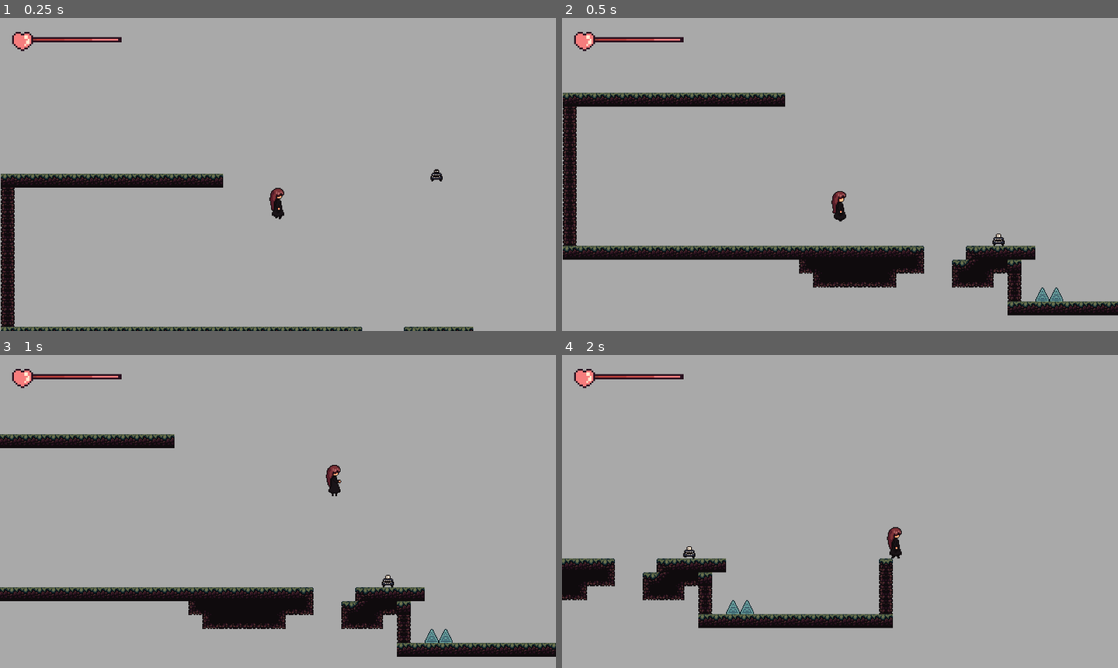
Above: before the commit, frames 1-4 (two rows, left to right).
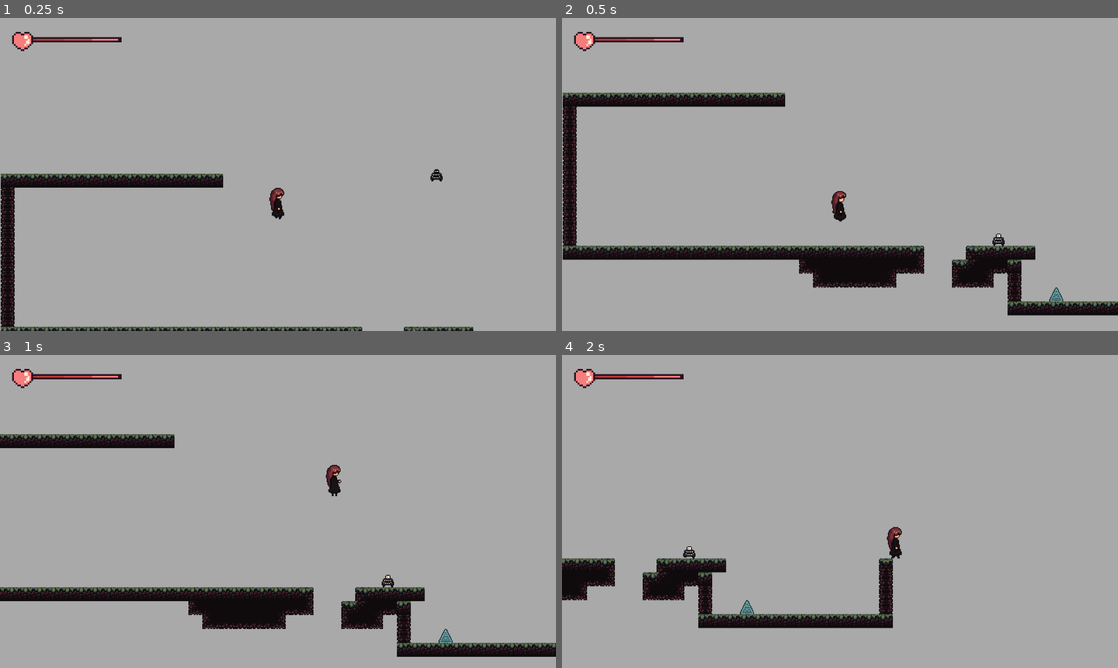
Above: after the commit, the same moments.

Repository: jan-domalaon/a-forests-fairytale
Game: Godot game, scene res://levels/intro/LevelIntro.tscn
Two runs of this game, one before a commit and one after it. Both use one fixed random seed, a clock stepped at 60 frames per second and the inputs below. The project has no main scene, so this scene is started directly.
Inputs:
- Up to frame 1 (0.25 s): no input
- Up to frame 2 (0.5 s): no input
- Up to frame 3 (1 s): hold D (move_right) from 0.53 s (still down); tap R (spell_cast) at 0.6 s; tap Space (jump) at 0.77 s
- Up to frame 4 (2 s): keep holding D (move_right); tap R (spell_cast) at 1.35 s; tap Space (jump) at 1.52 s

Frame 1 is identical in both runs. In frame 2, less than 0.1% of the frame differs, in the area x 85-88%, y 86-91%; in frame 3, less than 0.1%; in frame 4, less than 0.1%.

Commit message:
Added flickering when Characters get damaged

Diff:
--- a/character/Character.gd
+++ b/character/Character.gd
@@ -12,6 +12,8 @@
 
 var velocity = Vector2.ZERO
 var is_dead = false
+
+var invincible = false
 
 signal update_health(health, max_health)
 
@@ -42,22 +44,30 @@
 
 
 func get_damaged(hp_damage):
-	if health - hp_damage <= 0:
-		toggle_dead_stats()
+	# Only get damaged if not invincible
+	if not invincible:
+		if health - hp_damage <= 0:
+			toggle_dead_state()
 
-		# TODO: Add a death condition for player and mob
-		if is_in_group("Player"):
-			pass
-		elif is_in_group("Mob"):
-			pass
-		print(get_name() + " has died!")
-	else:
-		health -= hp_damage
-		emit_signal("update_health", health)
-		# TODO: Flicker effect
+			# TODO: Add a death condition for player and mob
+			if is_in_group("Player"):
+				pass
+			elif is_in_group("Mob"):
+				pass
+			print(get_name() + " has died!")
+		else:
+			health -= hp_damage
+			emit_signal("update_health", health, max_health)
+
+			# Play flicker
+			$AnimationPlayer.play("flicker")
 
 
-func toggle_dead_stats():
+func toggle_dead_state():
 	is_dead = true
 	health = 0
 	emit_signal("update_health", health, max_health)
+
+
+func toggle_invincibility():
+	invincible = not invincible
--- a/character/Character.tscn
+++ b/character/Character.tscn
@@ -8,6 +8,39 @@
 [sub_resource type="AnimationNodeStateMachine" id=2]
 
 [sub_resource type="AnimationNodeStateMachinePlayback" id=3]
+
+[sub_resource type="Animation" id=4]
+resource_name = "flicker"
+length = 0.6
+tracks/0/type = "value"
+tracks/0/path = NodePath("AnimatedSprite:modulate")
+tracks/0/interp = 1
+tracks/0/loop_wrap = true
+tracks/0/imported = false
+tracks/0/enabled = true
+tracks/0/keys = {
+"times": PoolRealArray( 0, 0.1, 0.2, 0.3, 0.4, 0.5, 0.6 ),
+"transitions": PoolRealArray( 1, 1, 1, 1, 1, 1, 1 ),
+"update": 1,
+"values": [ Color( 1, 1, 1, 1 ), Color( 1, 1, 1, 0 ), Color( 1, 1, 1, 1 ), Color( 1, 1, 1, 0 ), Color( 1, 1, 1, 1 ), Color( 1, 1, 1, 0 ), Color( 1, 1, 1, 1 ) ]
+}
+tracks/1/type = "method"
+tracks/1/path = NodePath(".")
+tracks/1/interp = 1
+tracks/1/loop_wrap = true
+tracks/1/imported = false
+tracks/1/enabled = true
+tracks/1/keys = {
+"times": PoolRealArray( 0, 0.6 ),
+"transitions": PoolRealArray( 1, 1 ),
+"values": [ {
+"args": [  ],
+"method": "toggle_invincibility"
+}, {
+"args": [  ],
+"method": "toggle_invincibility"
+} ]
+}
 
 [node name="Character" type="KinematicBody2D" groups=[
 "Character",
@@ -27,3 +60,4 @@
 parameters/playback = SubResource( 3 )
 
 [node name="AnimationPlayer" type="AnimationPlayer" parent="."]
+anims/flicker = SubResource( 4 )
--- a/levels/intro/LevelIntro.tscn
+++ b/levels/intro/LevelIntro.tscn
@@ -16,6 +16,8 @@
 [node name="Player" parent="." instance=ExtResource( 2 )]
 position = Vector2( 47.0256, -175.193 )
 jump_speed = -600
+max_health = 5
+health = 5
 
 [node name="Mobs" type="Node" parent="."]
 
@@ -24,8 +26,5 @@
 
 [node name="Traps" type="Node" parent="."]
 
-[node name="Spike" parent="Traps" instance=ExtResource( 4 )]
-position = Vector2( 280, 56 )
-
 [node name="Spike2" parent="Traps" instance=ExtResource( 4 )]
 position = Vector2( 296, 56 )
--- a/player/Player.tscn
+++ b/player/Player.tscn
@@ -95,7 +95,7 @@
 [node name="AnimatedSprite" parent="." index="0"]
 frames = ExtResource( 2 )
 animation = "Idle"
-frame = 6
+frame = 10
 
 [node name="CollisionShape2D" parent="." index="1" groups=[
 "Player",
--- a/player/player_sprite_frames.tres
+++ b/player/player_sprite_frames.tres
@@ -6,172 +6,172 @@
 [ext_resource path="res://player/player_cast.png" type="Texture" id=5]
 
 [sub_resource type="AtlasTexture" id=1]
+atlas = ExtResource( 1 )
+region = Rect2( 0, 0, 20, 36 )
+
+[sub_resource type="AtlasTexture" id=2]
+atlas = ExtResource( 1 )
+region = Rect2( 20, 0, 20, 36 )
+
+[sub_resource type="AtlasTexture" id=3]
+atlas = ExtResource( 1 )
+region = Rect2( 40, 0, 20, 36 )
+
+[sub_resource type="AtlasTexture" id=4]
+atlas = ExtResource( 1 )
+region = Rect2( 60, 0, 20, 36 )
+
+[sub_resource type="AtlasTexture" id=5]
+atlas = ExtResource( 1 )
+region = Rect2( 80, 0, 20, 36 )
+
+[sub_resource type="AtlasTexture" id=6]
+atlas = ExtResource( 1 )
+region = Rect2( 100, 0, 20, 36 )
+
+[sub_resource type="AtlasTexture" id=7]
+atlas = ExtResource( 1 )
+region = Rect2( 120, 0, 20, 36 )
+
+[sub_resource type="AtlasTexture" id=8]
+atlas = ExtResource( 1 )
+region = Rect2( 140, 0, 20, 36 )
+
+[sub_resource type="AtlasTexture" id=9]
+atlas = ExtResource( 1 )
+region = Rect2( 160, 0, 20, 36 )
+
+[sub_resource type="AtlasTexture" id=10]
+atlas = ExtResource( 1 )
+region = Rect2( 180, 0, 20, 36 )
+
+[sub_resource type="AtlasTexture" id=11]
+atlas = ExtResource( 1 )
+region = Rect2( 200, 0, 20, 36 )
+
+[sub_resource type="AtlasTexture" id=12]
+atlas = ExtResource( 1 )
+region = Rect2( 220, 0, 20, 36 )
+
+[sub_resource type="AtlasTexture" id=13]
+atlas = ExtResource( 3 )
+region = Rect2( 0, 0, 20, 36 )
+
+[sub_resource type="AtlasTexture" id=14]
+atlas = ExtResource( 3 )
+region = Rect2( 20, 0, 20, 36 )
+
+[sub_resource type="AtlasTexture" id=15]
+atlas = ExtResource( 2 )
+region = Rect2( 0, 0, 20, 36 )
+
+[sub_resource type="AtlasTexture" id=16]
+atlas = ExtResource( 2 )
+region = Rect2( 20, 0, 20, 36 )
+
+[sub_resource type="AtlasTexture" id=17]
+atlas = ExtResource( 2 )
+region = Rect2( 40, 0, 20, 36 )
+
+[sub_resource type="AtlasTexture" id=18]
+atlas = ExtResource( 2 )
+region = Rect2( 60, 0, 20, 36 )
+
+[sub_resource type="AtlasTexture" id=19]
+atlas = ExtResource( 2 )
+region = Rect2( 80, 0, 20, 36 )
+
+[sub_resource type="AtlasTexture" id=20]
+atlas = ExtResource( 2 )
+region = Rect2( 100, 0, 20, 36 )
+
+[sub_resource type="AtlasTexture" id=21]
+atlas = ExtResource( 2 )
+region = Rect2( 120, 0, 20, 36 )
+
+[sub_resource type="AtlasTexture" id=22]
 atlas = ExtResource( 5 )
 region = Rect2( 0, 0, 22, 37 )
 
-[sub_resource type="AtlasTexture" id=2]
+[sub_resource type="AtlasTexture" id=23]
 atlas = ExtResource( 5 )
 region = Rect2( 22, 0, 22, 37 )
 
-[sub_resource type="AtlasTexture" id=3]
+[sub_resource type="AtlasTexture" id=24]
 atlas = ExtResource( 5 )
 region = Rect2( 44, 0, 22, 37 )
 
-[sub_resource type="AtlasTexture" id=4]
+[sub_resource type="AtlasTexture" id=25]
 atlas = ExtResource( 5 )
 region = Rect2( 66, 0, 22, 37 )
 
-[sub_resource type="AtlasTexture" id=5]
+[sub_resource type="AtlasTexture" id=26]
 atlas = ExtResource( 5 )
 region = Rect2( 88, 0, 22, 37 )
 
-[sub_resource type="AtlasTexture" id=6]
+[sub_resource type="AtlasTexture" id=27]
 atlas = ExtResource( 5 )
 region = Rect2( 110, 0, 22, 37 )
 
-[sub_resource type="AtlasTexture" id=7]
+[sub_resource type="AtlasTexture" id=28]
 atlas = ExtResource( 5 )
 region = Rect2( 132, 0, 22, 37 )
 
-[sub_resource type="AtlasTexture" id=8]
+[sub_resource type="AtlasTexture" id=29]
 atlas = ExtResource( 5 )
 region = Rect2( 154, 0, 22, 37 )
 
-[sub_resource type="AtlasTexture" id=9]
+[sub_resource type="AtlasTexture" id=30]
 atlas = ExtResource( 5 )
 region = Rect2( 176, 0, 22, 37 )
 
-[sub_resource type="AtlasTexture" id=10]
+[sub_resource type="AtlasTexture" id=31]
 atlas = ExtResource( 5 )
 region = Rect2( 198, 0, 22, 37 )
 
-[sub_resource type="AtlasTexture" id=11]
+[sub_resource type="AtlasTexture" id=32]
 atlas = ExtResource( 5 )
 region = Rect2( 220, 0, 22, 37 )
 
-[sub_resource type="AtlasTexture" id=12]
+[sub_resource type="AtlasTexture" id=33]
 atlas = ExtResource( 5 )
 region = Rect2( 242, 0, 22, 37 )
 
-[sub_resource type="AtlasTexture" id=13]
+[sub_resource type="AtlasTexture" id=34]
 atlas = ExtResource( 5 )
 region = Rect2( 264, 0, 22, 37 )
 
-[sub_resource type="AtlasTexture" id=14]
+[sub_resource type="AtlasTexture" id=35]
 atlas = ExtResource( 5 )
 region = Rect2( 286, 0, 22, 37 )
 
-[sub_resource type="AtlasTexture" id=15]
+[sub_resource type="AtlasTexture" id=36]
 atlas = ExtResource( 5 )
 region = Rect2( 308, 0, 22, 37 )
 
-[sub_resource type="AtlasTexture" id=16]
+[sub_resource type="AtlasTexture" id=37]
 atlas = ExtResource( 5 )
 region = Rect2( 330, 0, 22, 37 )
 
-[sub_resource type="AtlasTexture" id=17]
-atlas = ExtResource( 1 )
-region = Rect2( 0, 0, 20, 36 )
-
-[sub_resource type="AtlasTexture" id=18]
-atlas = ExtResource( 1 )
-region = Rect2( 20, 0, 20, 36 )
-
-[sub_resource type="AtlasTexture" id=19]
-atlas = ExtResource( 1 )
-region = Rect2( 40, 0, 20, 36 )
-
-[sub_resource type="AtlasTexture" id=20]
-atlas = ExtResource( 1 )
-region = Rect2( 60, 0, 20, 36 )
-
-[sub_resource type="AtlasTexture" id=21]
-atlas = ExtResource( 1 )
-region = Rect2( 80, 0, 20, 36 )
-
-[sub_resource type="AtlasTexture" id=22]
-atlas = ExtResource( 1 )
-region = Rect2( 100, 0, 20, 36 )
-
-[sub_resource type="AtlasTexture" id=23]
-atlas = ExtResource( 1 )
-region = Rect2( 120, 0, 20, 36 )
-
-[sub_resource type="AtlasTexture" id=24]
-atlas = ExtResource( 1 )
-region = Rect2( 140, 0, 20, 36 )
-
-[sub_resource type="AtlasTexture" id=25]
-atlas = ExtResource( 1 )
-region = Rect2( 160, 0, 20, 36 )
-
-[sub_resource type="AtlasTexture" id=26]
-atlas = ExtResource( 1 )
-region = Rect2( 180, 0, 20, 36 )
-
-[sub_resource type="AtlasTexture" id=27]
-atlas = ExtResource( 1 )
-region = Rect2( 200, 0, 20, 36 )
-
-[sub_resource type="AtlasTexture" id=28]
-atlas = ExtResource( 1 )
-region = Rect2( 220, 0, 20, 36 )
-
-[sub_resource type="AtlasTexture" id=29]
-atlas = ExtResource( 3 )
-region = Rect2( 0, 0, 20, 36 )
-
-[sub_resource type="AtlasTexture" id=30]
-atlas = ExtResource( 3 )
-region = Rect2( 20, 0, 20, 36 )
-
-[sub_resource type="AtlasTexture" id=31]
-atlas = ExtResource( 2 )
-region = Rect2( 0, 0, 20, 36 )
-
-[sub_resource type="AtlasTexture" id=32]
-atlas = ExtResource( 2 )
-region = Rect2( 20, 0, 20, 36 )
-
-[sub_resource type="AtlasTexture" id=33]
-atlas = ExtResource( 2 )
-region = Rect2( 40, 0, 20, 36 )
-
-[sub_resource type="AtlasTexture" id=34]
-atlas = ExtResource( 2 )
-region = Rect2( 60, 0, 20, 36 )
-
-[sub_resource type="AtlasTexture" id=35]
-atlas = ExtResource( 2 )
-region = Rect2( 80, 0, 20, 36 )
-
-[sub_resource type="AtlasTexture" id=36]
-atlas = ExtResource( 2 )
-region = Rect2( 100, 0, 20, 36 )
-
-[sub_resource type="AtlasTexture" id=37]
-atlas = ExtResource( 2 )
-region = Rect2( 120, 0, 20, 36 )
-
 [resource]
 animations = [ {
-"frames": [ SubResource( 1 ), SubResource( 2 ), SubResource( …(129 unchanged characters)…  ), SubResource( 11 ), SubResource( 12 ), SubResource( 13 ), SubResource( 14 ), SubResource( 15 ), SubResource( 16 ) ],
-"loop": false,
-"name": "Cast",
-"speed": 16.0
-}, {
-"frames": [ SubResource( 17 ), SubResource( 18 ), SubResource( 19 ), SubResource( 20 ), SubResource( 21 ), SubResource( 22 ), SubResource( 23 ), SubResource( 24 ), SubResource( 25 ), SubResource( 26 ), SubResource( 27 ), SubResource( 28 ) ],
+"frames": [ SubResource( 1 ), SubResource( 2 ), SubResource( …(129 unchanged characters)…  ), SubResource( 11 ), SubResource( 12 ) ],
 "loop": true,
 "name": "Idle",
 "speed": 6.0
 }, {
-"frames": [ SubResource( 29 ), SubResource( 30 ) ],
+"frames": [ SubResource( 13 ), SubResource( 14 ) ],
 "loop": false,
 "name": "Jump",
 "speed": 5.0
 }, {
-"frames": [ SubResource( 31 ), SubResource( 32 ), SubResource( 33 ), SubResource( 34 ), SubResource( 35 ), SubResource( 36 ), SubResource( 37 ) ],
+"frames": [ SubResource( 15 ), SubResource( 16 ), SubResource( 17 ), SubResource( 18 ), SubResource( 19 ), SubResource( 20 ), SubResource( 21 ) ],
 "loop": true,
 "name": "Run",
 "speed": 12.0
+}, {
+"frames": [ SubResource( 22 ), SubResource( 23 ), SubResource( 24 ), SubResource( 25 ), SubResource( 26 ), SubResource( 27 ), SubResource( 28 ), SubResource( 29 ), SubResource( 30 ), SubResource( 31 ), SubResource( 32 ), SubResource( 33 ), SubResource( 34 ), SubResource( 35 ), SubResource( 36 ), SubResource( 37 ) ],
+"loop": false,
+"name": "Cast",
+"speed": 16.0
 } ]
Not shown: 1 places in character/Character.tscn that only renumber resources
